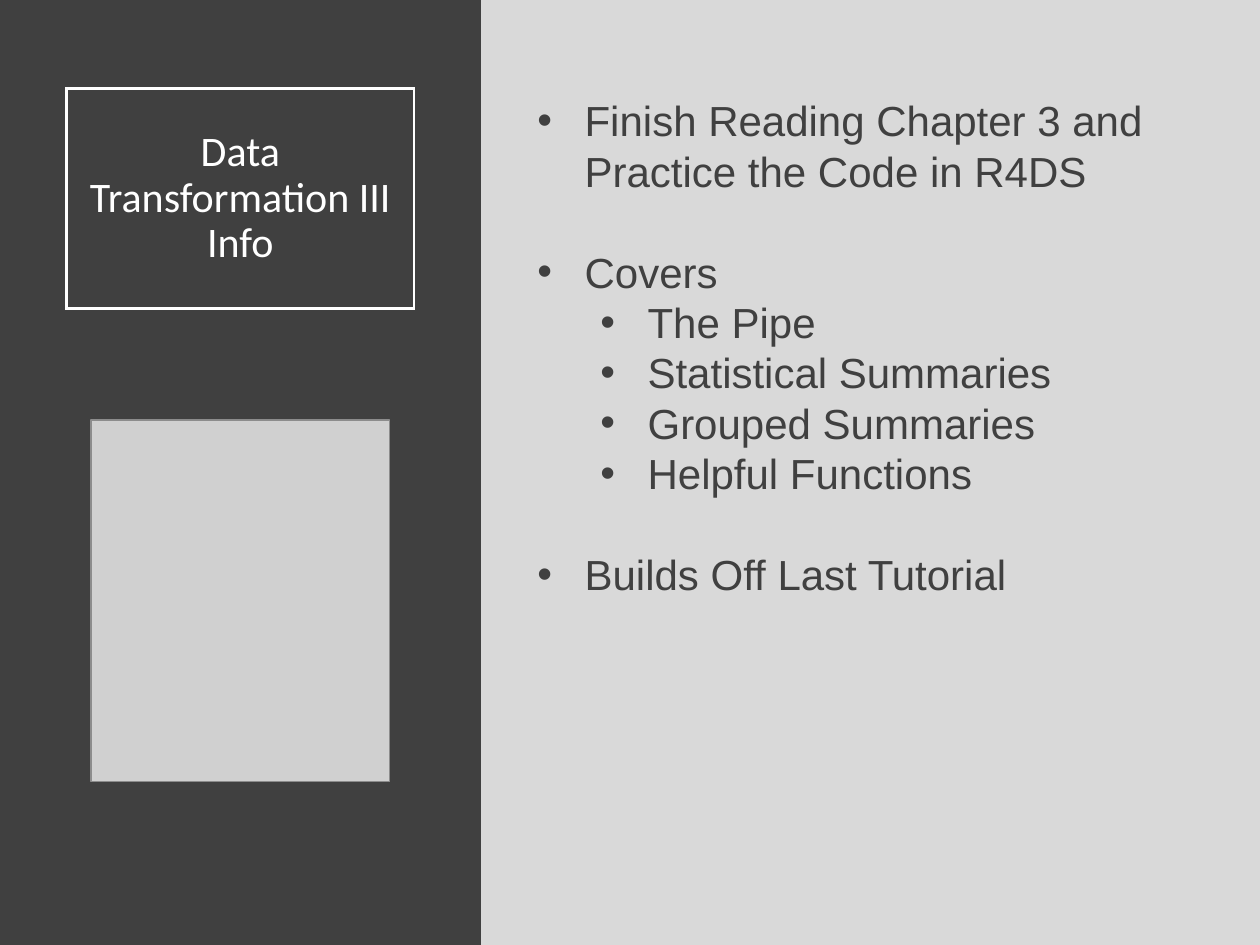
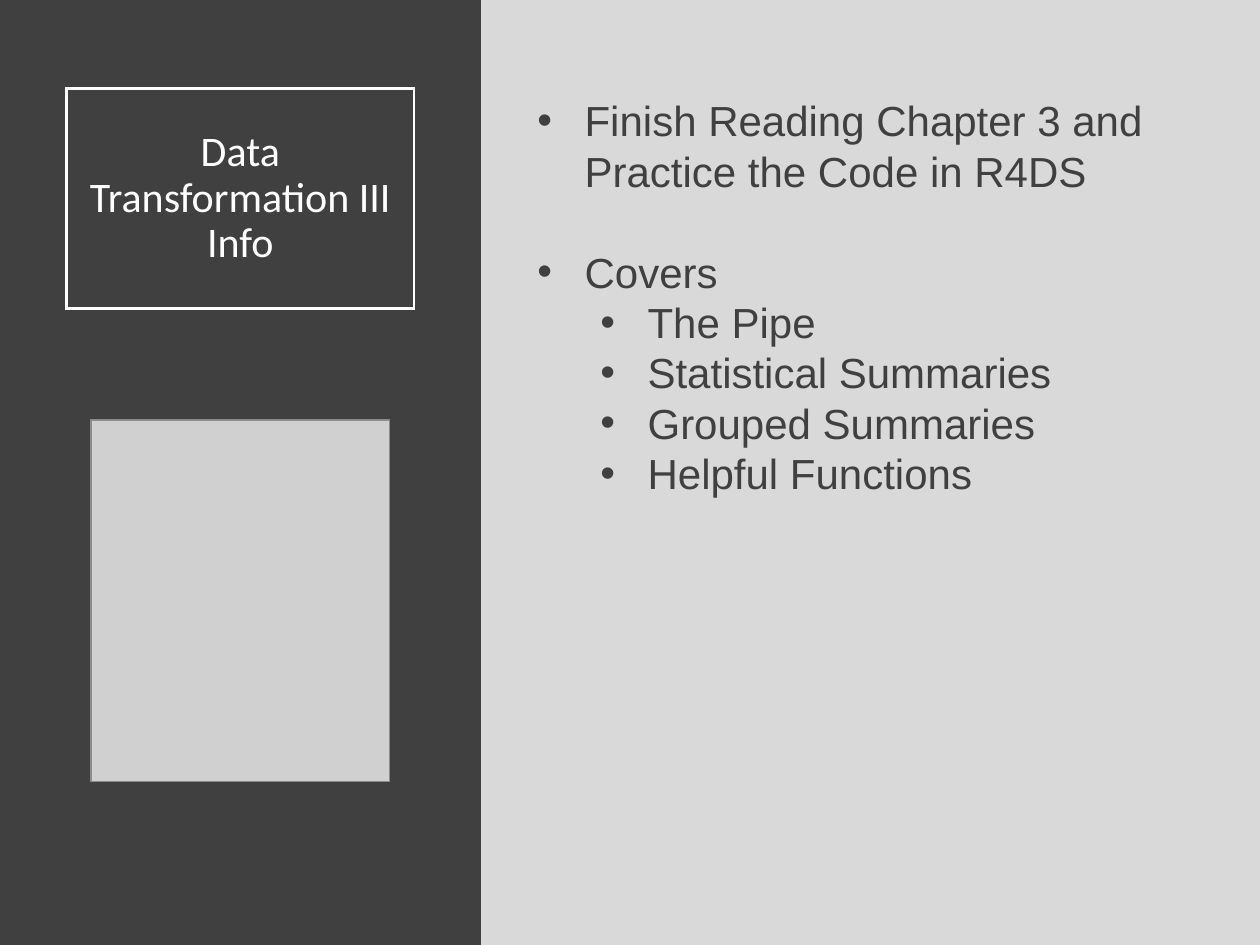
Before and after one commit to SuperMarioGiacomazzo/STOR320_WEBSITE, a slide deck: slide 2 of Lecture/Data Transformation 3/Data_Transformation_3_Lecture.pptx. Drawn at 1260x945 pixels with LibreOffice and Linux fonts; fonts in the diff are those of the drawing; grey boxes stand for pictures. Boxes give left, top, right and bottom in pixels: in the first picture for what was removed or moved away, otherwise in the second. Text is boxed around its words. In the diff, an @@ line names an element or a change of style, - is before the commit and + after.

```diff
--- a/Lecture/Data Transformation 3/Data_Transformation_3_Lecture.pptx
+++ b/Lecture/Data Transformation 3/Data_Transformation_3_Lecture.pptx
@@ text at <box>585,559,1006,591</box>: paragraph removed @@
-• Builds Off Last Tutorial
```
Also in this commit, not shown: 3 other files.
